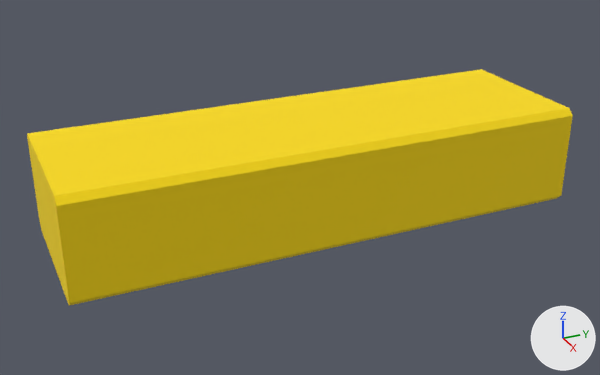
The OBJ model assets/factory/mesh/factory_insertion/factory_rectangular_peg_16mm_loose_subdiv_3x.obj as it was, and as the next commit left it.
Before and after are seen from a camera (50 mm lens) standing at (0.068, -0.0566, 0.0321) and looking at (0.0004, -0.0261, -0.0017). The lights are fixed; the arrows at lower right show +X, +Y and +Z. Where no turn or scale is listed for an object, it has been applied to the vertices.

Script lines for the objects in view, before the commit:
```python
me_mesh0 = bpy.data.meshes.new('mesh0')
me_mesh0.from_pydata(...)  # 81 vertices, 128 faces; spans x 0.008, y -0.05..0.0, z -0.0044..0.0044
me_mesh0.materials.append(mat_0_980392_0_713725_0_003922_0_000000_0_000000)  # yellow #fddc0d
me_mesh1 = bpy.data.meshes.new('mesh1')
me_mesh1.from_pydata(...)  # 81 vertices, 128 faces; spans x 0.0074..0.008, y -0.05..0.0, z 0.0044..0.005
me_mesh1.materials.append(mat_0_980392_0_713725_0_003922_0_000000_0_000000)  # yellow #fddc0d
me_mesh2 = bpy.data.meshes.new('mesh2')
me_mesh2.from_pydata(...)  # 81 vertices, 128 faces; spans x -0.0074..0.0074, y -0.05..0.0, z 0.005
me_mesh2.materials.append(mat_0_980392_0_713725_0_003922_0_000000_0_000000)  # yellow #fddc0d
me_mesh5 = bpy.data.meshes.new('mesh5')
me_mesh5.from_pydata(...)  # 225 vertices, 384 faces; spans x -0.008..0.008, y -0.05, z -0.005..0.005
me_mesh5.materials.append(mat_0_980392_0_713725_0_003922_0_000000_0_000000)  # yellow #fddc0d
me_mesh9 = bpy.data.meshes.new('mesh9')
me_mesh9.from_pydata(...)  # 81 vertices, 128 faces; spans x 0.0074..0.008, y -0.05..0.0, z -0.005..-0.0044
me_mesh9.materials.append(mat_0_980392_0_713725_0_003922_0_000000_0_000000)  # yellow #fddc0d
ob_mesh0 = bpy.data.objects.new('mesh0', me_mesh0)
ob_mesh0.location = (0.0, 0.0, 0.0)
ob_mesh1 = bpy.data.objects.new('mesh1', me_mesh1)
ob_mesh1.location = (0.0, 0.0, 0.0)
ob_mesh2 = bpy.data.objects.new('mesh2', me_mesh2)
ob_mesh2.location = (0.0, 0.0, 0.0)
ob_mesh5 = bpy.data.objects.new('mesh5', me_mesh5)
ob_mesh5.location = (0.0, 0.0, 0.0)
ob_mesh9 = bpy.data.objects.new('mesh9', me_mesh9)
ob_mesh9.location = (0.0, 0.0, 0.0)
```
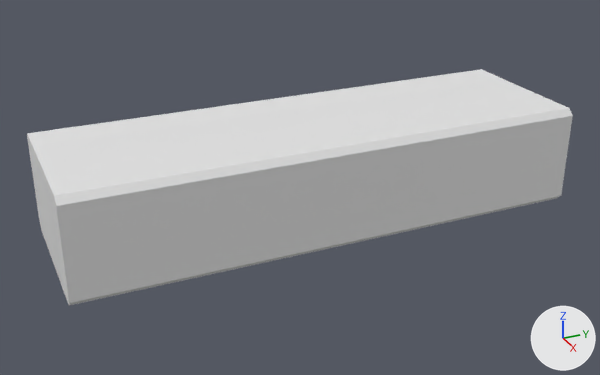
Edits to the bpy script that builds the scene:
```text
Change me_mesh0:
    where me_mesh0.from_pydata(...)  # 81 vertices, 128 faces; spans x 0.008, y -0.05..0.0, z -0.0044..0.0044
    remove me_mesh0.materials.append(mat_0_980392_0_713725_0_003922_0_000000_0_000000)  # yellow #fddc0d
Change me_mesh1:
    where me_mesh1.from_pydata(...)  # 81 vertices, 128 faces; spans x 0.0074..0.008, y -0.05..0.0, z 0.0044..0.005
    remove me_mesh1.materials.append(mat_0_980392_0_713725_0_003922_0_000000_0_000000)  # yellow #fddc0d
Change me_mesh2:
    where me_mesh2.from_pydata(...)  # 81 vertices, 128 faces; spans x -0.0074..0.0074, y -0.05..0.0, z 0.005
    remove me_mesh2.materials.append(mat_0_980392_0_713725_0_003922_0_000000_0_000000)  # yellow #fddc0d
Change me_mesh5:
    where me_mesh5.from_pydata(...)  # 225 vertices, 384 faces; spans x -0.008..0.008, y -0.05, z -0.005..0.005
    remove me_mesh5.materials.append(mat_0_980392_0_713725_0_003922_0_000000_0_000000)  # yellow #fddc0d
Change me_mesh9:
    where me_mesh9.from_pydata(...)  # 81 vertices, 128 faces; spans x 0.0074..0.008, y -0.05..0.0, z -0.005..-0.0044
    remove me_mesh9.materials.append(mat_0_980392_0_713725_0_003922_0_000000_0_000000)  # yellow #fddc0d
```

What differs and where, as boxes [x1, y1, x2, y2] in the pictures (600 x 375 px):
'mesh0', recoloured (yellow to grey): [56, 116, 573, 303] in both
'mesh2', recoloured (yellow to white): [27, 69, 568, 196] in both
'mesh1', recoloured (yellow to white): [54, 108, 573, 206] in both
'mesh5', recoloured (yellow to grey): [27, 134, 69, 305] in both
'mesh9', recoloured (yellow to grey): [69, 196, 560, 306] in both
